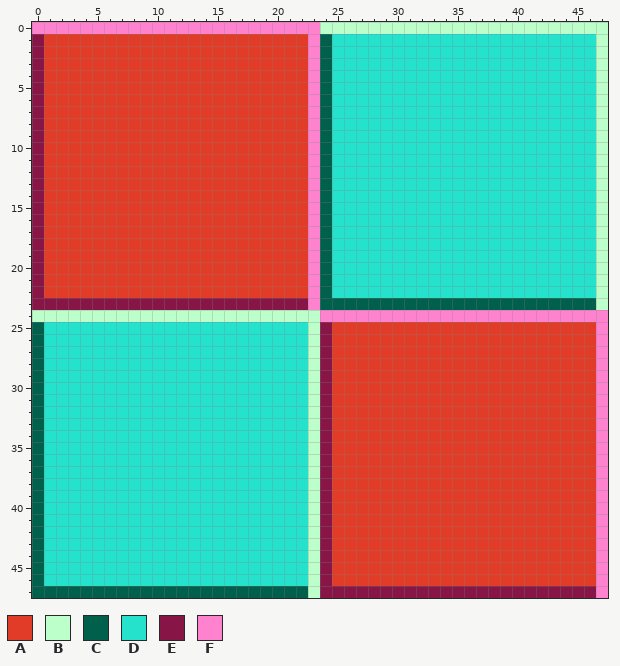
Two versions of one pixel-art file, PROJECT_ASSETS/SPRITES/ENVIRONMENT/TILES/TEST/test2_tiles.aseprite. Above: the version before the commit.
48x48 pixels, 1 frame.
Palette (. is transparent): A #e03c28  B #bdffca  C #00604b  D #25e2cd  E #871646  F #ff82ce
New version:
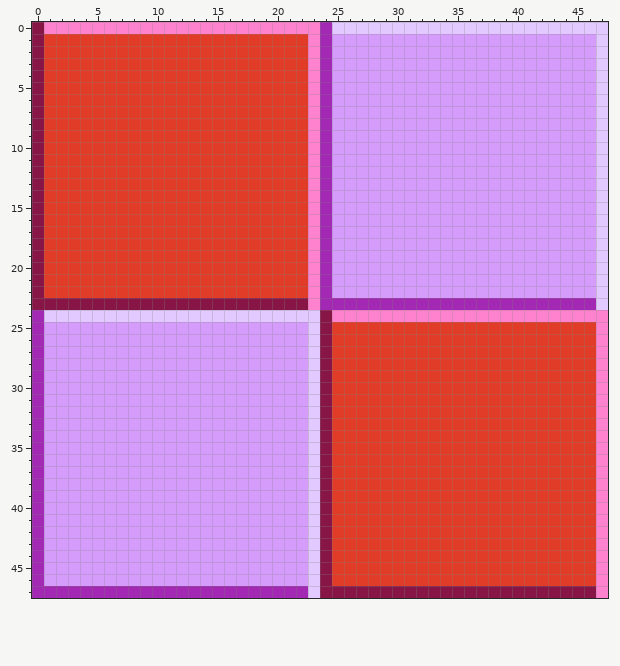
What changed:
colour B: #bdffca -> #e2c9ff
colour C: #00604b -> #a328b3
colour D: #25e2cd -> #d59cfc
y 0: x 0 F -> E; x 24 B -> C
y 24: x 0 B -> C; x 24 F -> E
Where, in picture pixels (left, top, right, bottom), the same in both pictures:
changed: (32, 22, 608, 598)
